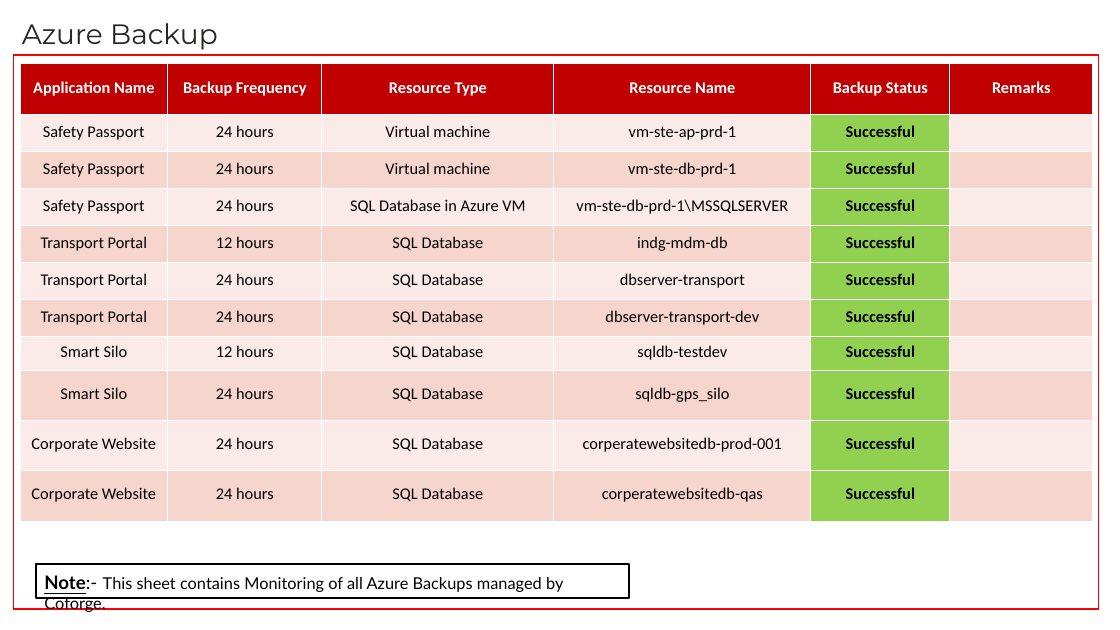
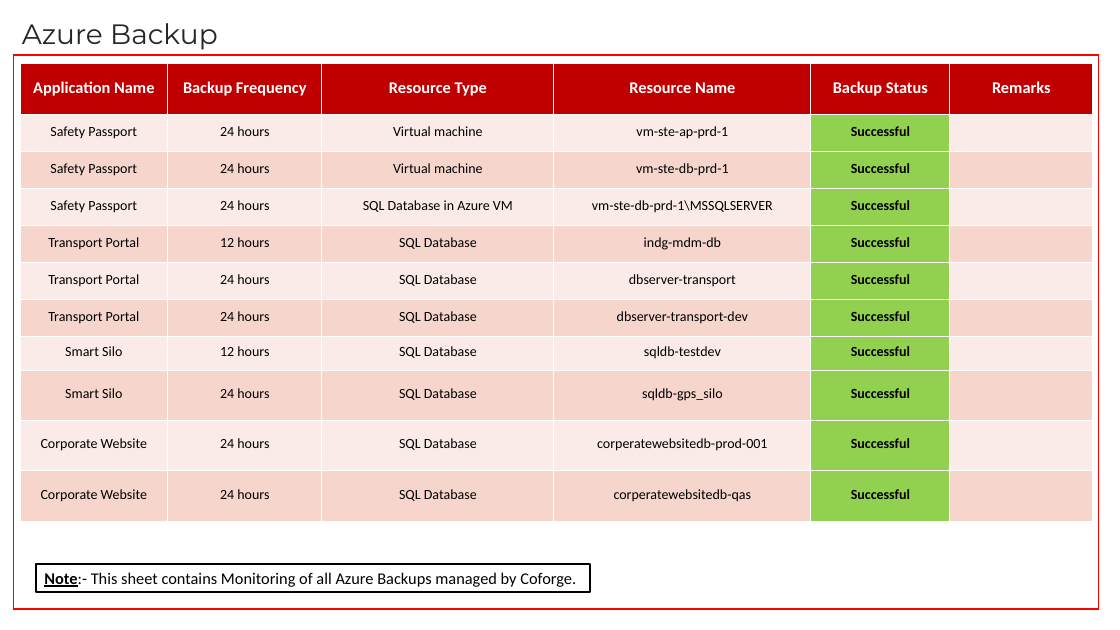
Before and after one commit to Ashu-tosh-Padhi/AshutoshPortfolio, a slide deck: slide 4 of OMEGA Azure(PaaS&SaaS) Module Meeting_03 Mar'26.pptx. Drawn at 1120x630 pixels with LibreOffice and Linux fonts; fonts in the diff are those of the drawing. Boxes give left, top, right and bottom in pixels: in the first picture for what was removed or moved away, otherwise in the second. Text is boxed around its words. In the diff, an @@ line names an element or a change of style, - is before the commit and + after.

```diff
--- a/OMEGA Azure(PaaS&SaaS) Module Meeting_03 Mar'26.pptx
+++ b/OMEGA Azure(PaaS&SaaS) Module Meeting_03 Mar'26.pptx
@@ table at <box>20,64,1093,522</box> @@
@@ size 14 to 12 pt in "Safety Passport", "24 hours", "Virtual machine", "vm-ste-ap-prd-1" and 46 more places @@
@@ rectangle "Note:- This sheet contains Monitoring ...": place and size @@
-rectangle "Note:- This sheet contains Monitoring ..." at <box>36,564,629,597</box>
+rectangle "Note:- This sheet contains Monitoring ..." at <box>36,564,591,592</box>
@@ rectangle "Note:- This sheet contains Monitoring ..." at <box>36,564,591,592</box>: size 16 to 14 pt in "Note:-"; font Lato to Calibri @@
```
Also in this commit, not shown: 13 other slides changed.
